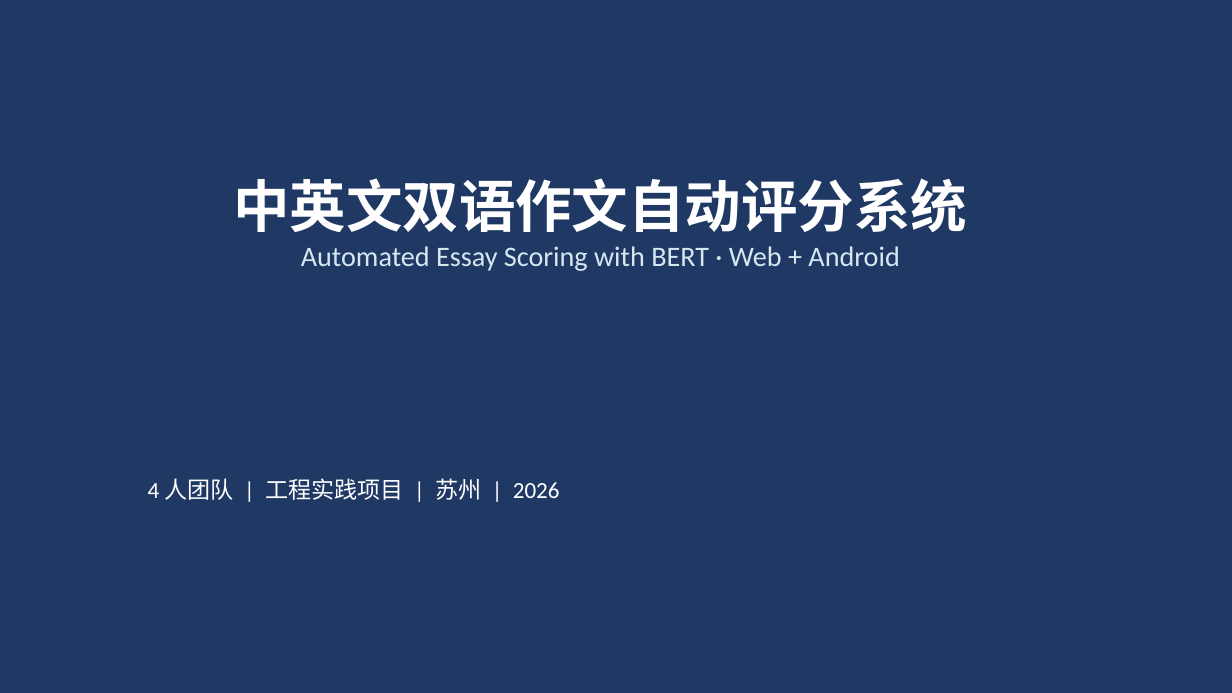
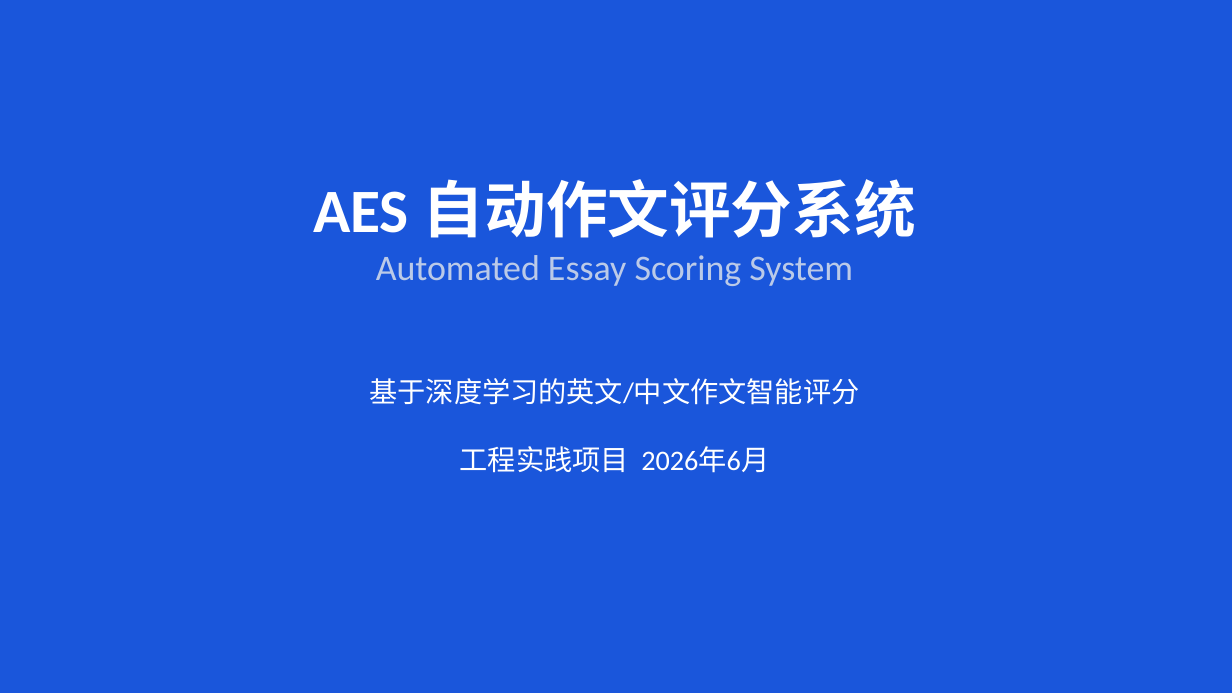
Before and after one commit to Dearsilly/lab, a slide deck: slide 1 of doc/AES_答辩PPT.pptx. Drawn at 1232x693 pixels with LibreOffice and Linux fonts; fonts in the diff are those of the drawing. Boxes give left, top, right and bottom in pixels: in the first picture for what was removed or moved away, otherwise in the second. Text is boxed around its words. In the diff, an @@ line names an element or a change of style, - is before the commit and + after.

```diff
--- a/doc/AES_答辩PPT.pptx
+++ b/doc/AES_答辩PPT.pptx
@@ background #1F3864 to #1A56DB @@
@@ text at (313, 179, 916, 286): text changed; size 22 to 28 pt; text colour #D5E8F0 to #BBCAE8 @@
-中英文双语作文自动评分系统
-Automated Essay Scoring with BERT · Web + Android
+AES 自动作文评分系统
+Automated Essay Scoring System
@@ text at (369, 378, 859, 473): text changed; size 18 to 22 pt @@
-4 人团队 | 工程实践项目 | 苏州 | 2026
+基于深度学习的英文/中文作文智能评分
+工程实践项目 2026年6月
```
Also in this commit, not shown: 1 other slide changed, 11 slides added, 11 slides removed, 3 other files.
